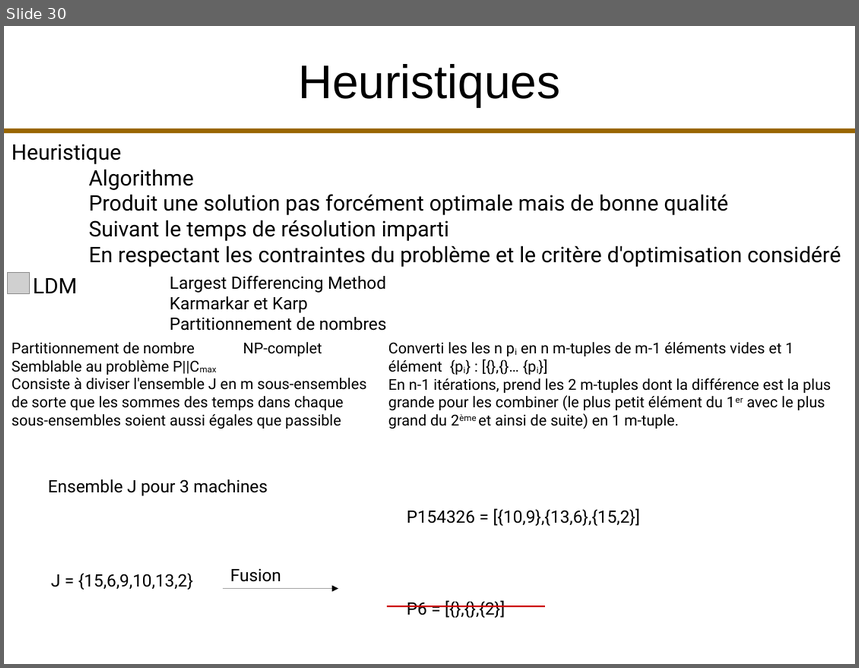
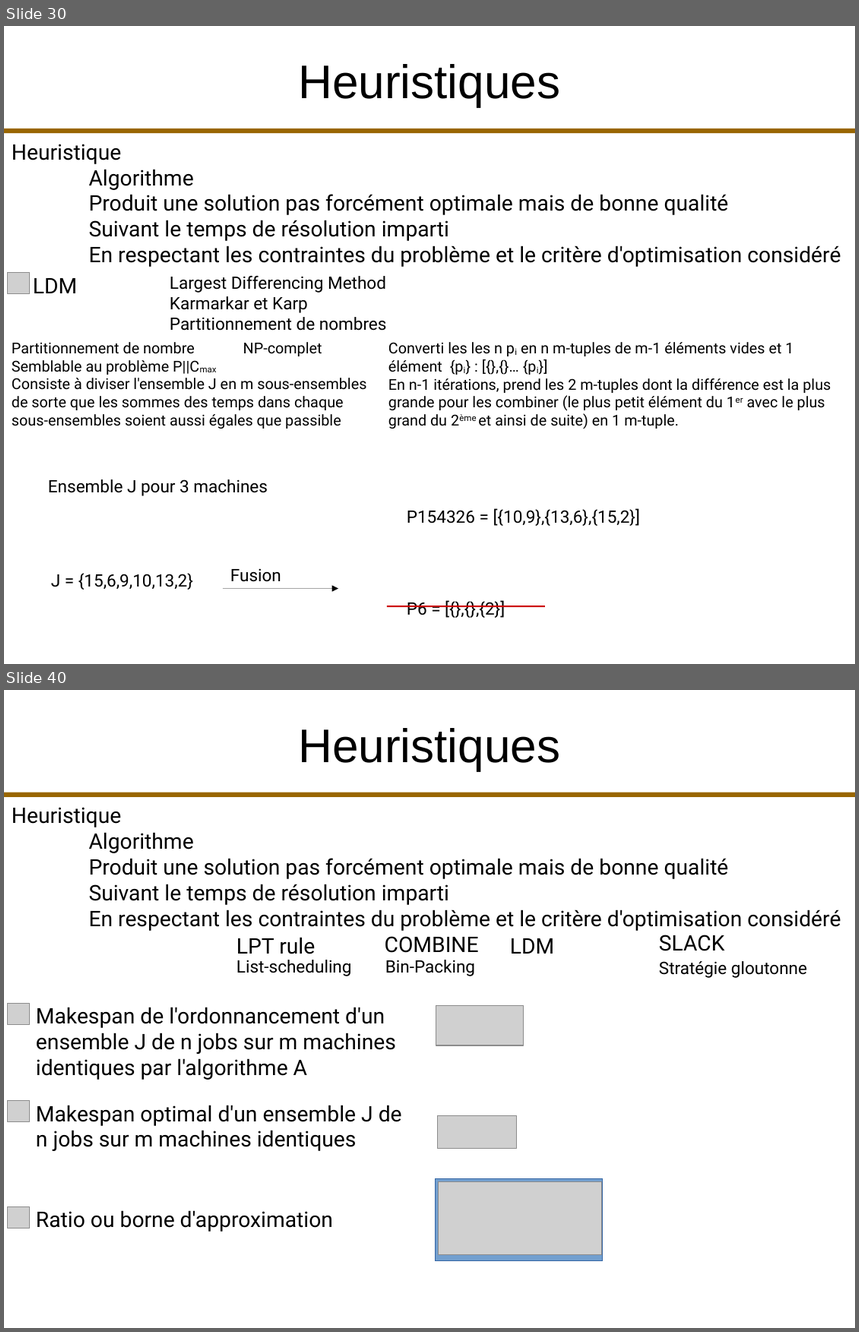
Before and after one commit to fColas68/eprLPT, a slide deck: presentation/presentation.odp. Shown one above the other, each under a label of ours: slide 30 before the commit, slides 30 and 40 after it; the slides between them are not shown. The pictures are 859x668 and 859x1332 pixels, drawn with LibreOffice and Linux fonts; fonts in the diff are those of the drawing; grey boxes stand for pictures. Boxes give left, top, right and bottom in pixels: in the first picture for what was removed or moved away, otherwise in the second. Text is boxed around its words. In the diff, an @@ line names an element or a change of style, - is before the commit and + after.

```diff
--- a/presentation/presentation.odp
+++ b/presentation/presentation.odp
@@ slide 40 added at (4, 690, 855, 1328), background #FFFFFF @@
@@ title added at (298, 728, 560, 771), 44 pt, text #000000 @@
+Heuristiques
@@ line added from (4, 795) to (855, 795), #996600 4.51 pt @@
@@ text added at (12, 807, 841, 931), 20 pt, text #000000 @@
+Heuristique
+Algorithme
+Produit une solution pas forcément optimale mais de bonne qualité
+Suivant le temps de résolution imparti
+En respectant les contraintes du problème et le critère d'optimisation considéré
@@ text added at (237, 937, 315, 954), 20 pt, text #000000 @@
+LPT rule
@@ text added at (385, 936, 479, 953), 20 pt, text #000000 @@
+COMBINE
@@ text added at (510, 939, 554, 954), 20 pt, text #000000 @@
+LDM
@@ text added at (659, 935, 725, 951), 20 pt, text #000000 @@
+SLACK
@@ text added at (237, 960, 352, 977), 16 pt, text #000000 @@
+List-scheduling
@@ text added at (386, 960, 475, 977), 16 pt, text #000000 @@
+Bin-Packing
@@ text added at (659, 961, 807, 978), 16 pt, text #000000 @@
+Stratégie gloutonne
@@ picture added at (7, 1004, 29, 1025) @@
@@ text added at (36, 1007, 395, 1080), 20 pt, text #000000 @@
+Makespan de l'ordonnancement d'un ensemble J de n jobs sur m machines identiques par l'algorithme A
@@ picture added at (436, 1006, 524, 1046) @@
@@ picture added at (7, 1101, 29, 1122) @@
@@ text added at (36, 1105, 402, 1151), 20 pt, text #000000 @@
+Makespan optimal d'un ensemble J de n jobs sur m machines identiques
@@ picture added at (438, 1116, 517, 1150) @@
@@ rectangle added at (436, 1179, 604, 1262), fill #729FCF, outline #3465A4 0 pt @@
@@ picture added at (438, 1182, 602, 1255) @@
@@ picture added at (7, 1208, 29, 1229) @@
@@ text added at (36, 1211, 333, 1232), 20 pt, text #000000 @@
+Ratio ou borne d'approximation
```
Also in this commit, not shown: 14 slides changed, 17 other slides added, 2 slides removed.
